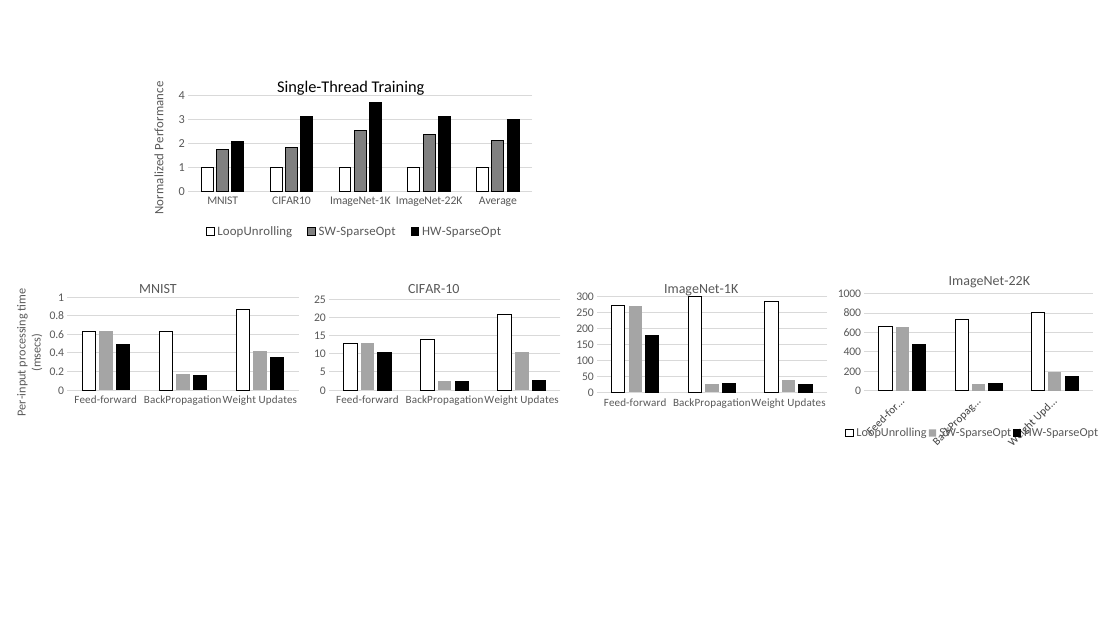
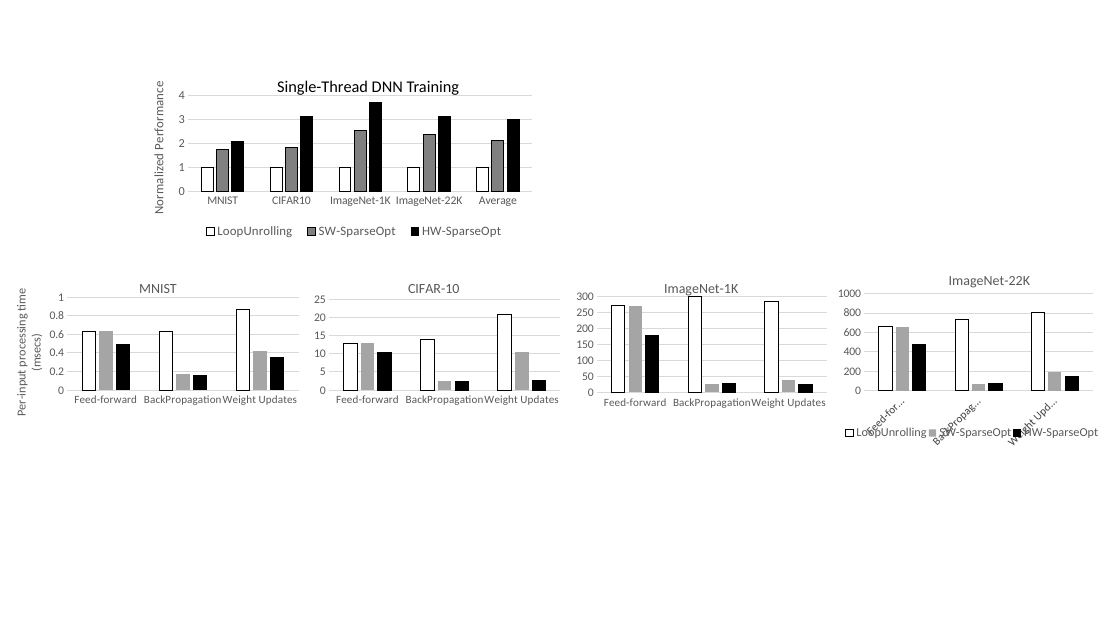
Before and after one commit to hoangt/sc-dnn, a slide deck: slide 18 of isca2016/Figures/Figures.pptx (slide 15 before the commit). Drawn at 1120x630 pixels with LibreOffice and Linux fonts; fonts in the diff are those of the drawing. Boxes give left, top, right and bottom in pixels: in the first picture for what was removed or moved away, otherwise in the second. Text is boxed around its words. In the diff, an @@ line names an element or a change of style, - is before the commit and + after.

```diff
--- a/isca2016/Figures/Figures.pptx
+++ b/isca2016/Figures/Figures.pptx
@@ text at <box>277,80,460,95</box>: text changed @@
-Single-Thread Training
+Single-Thread DNN Training
```
Also in this commit, not shown: 1 other slide changed, 3 slides added, 10 other files.
